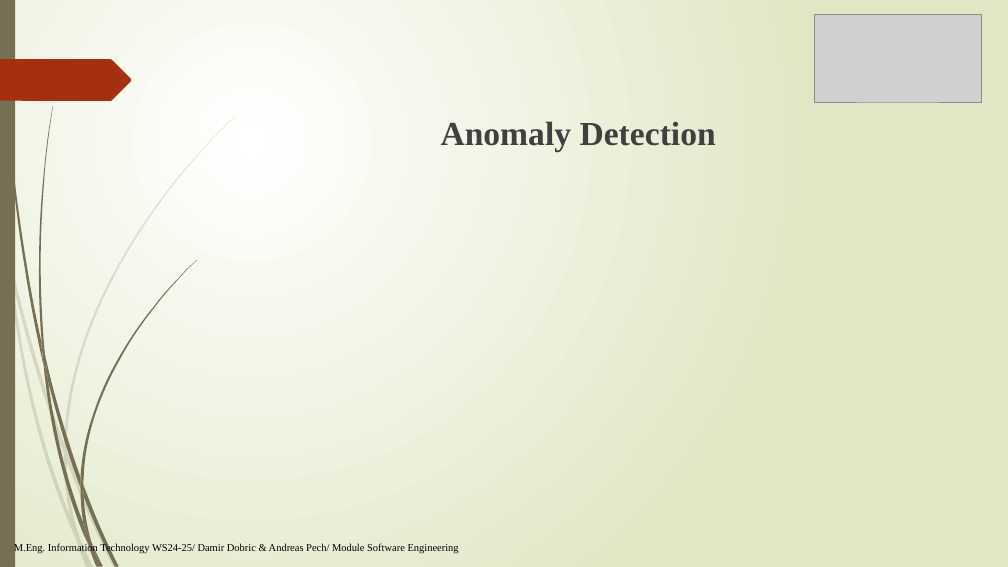
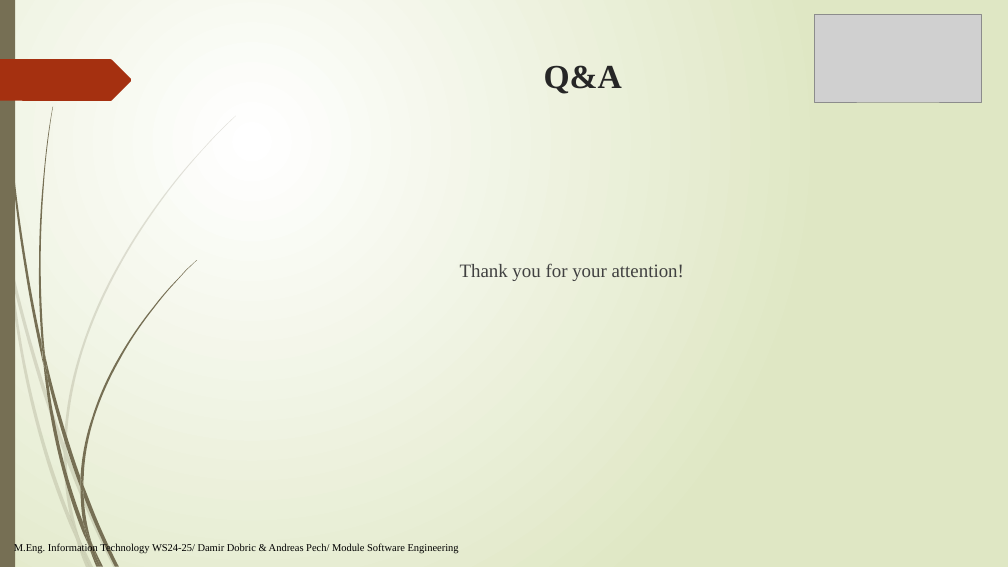
Before and after one commit to sohelranalive/neocortexapi-CodeHive, a slide deck: slide 15 of source/MySEProject/Documentation/PresentationFile_CodeHive.pptx (slide 8 before the commit). Drawn at 1008x567 pixels with LibreOffice and Linux fonts; fonts in the diff are those of the drawing; grey boxes stand for pictures. Boxes give left, top, right and bottom in pixels: in the first picture for what was removed or moved away, otherwise in the second. Text is boxed around its words. In the diff, an @@ line names an element or a change of style, - is before the commit and + after.

```diff
--- a/source/MySEProject/Documentation/PresentationFile_CodeHive.pptx
+++ b/source/MySEProject/Documentation/PresentationFile_CodeHive.pptx
@@ title added at box(544, 65, 622, 94), 32 pt, text #262626, bold @@
+Q&A
@@ text at box(460, 263, 684, 281): text changed; size 32 to 18 pt; bold off @@
-Anomaly Detection
+Thank you for your attention!
```
Also in this commit, not shown: 2 other slides changed, 7 slides added.
